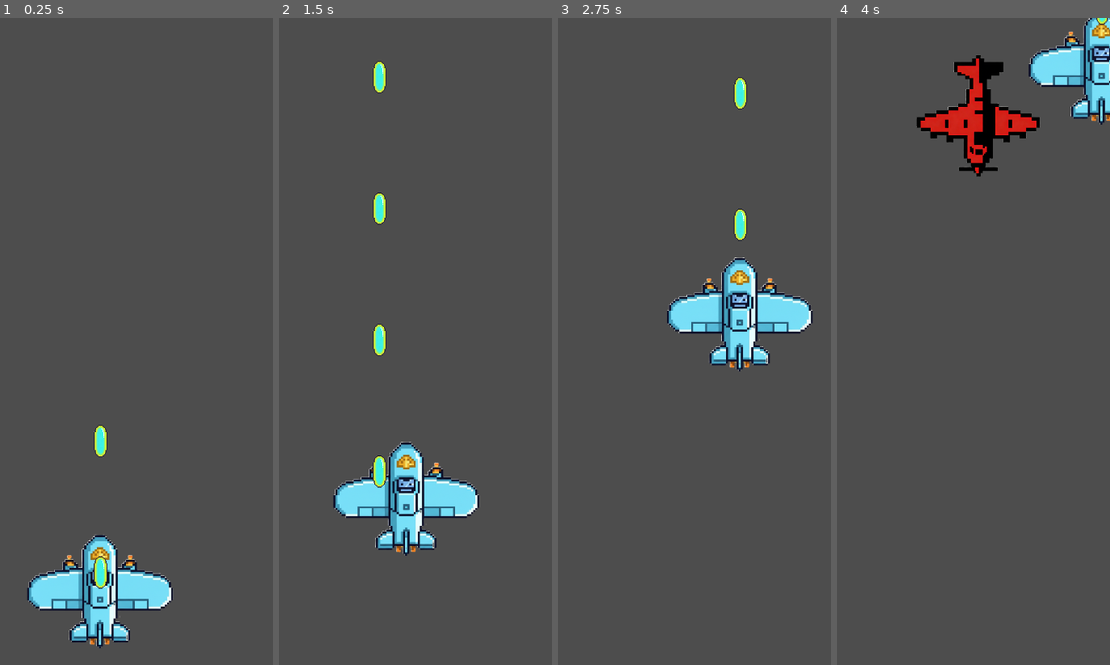
Above: before the commit, frames 1-4 (left to right).
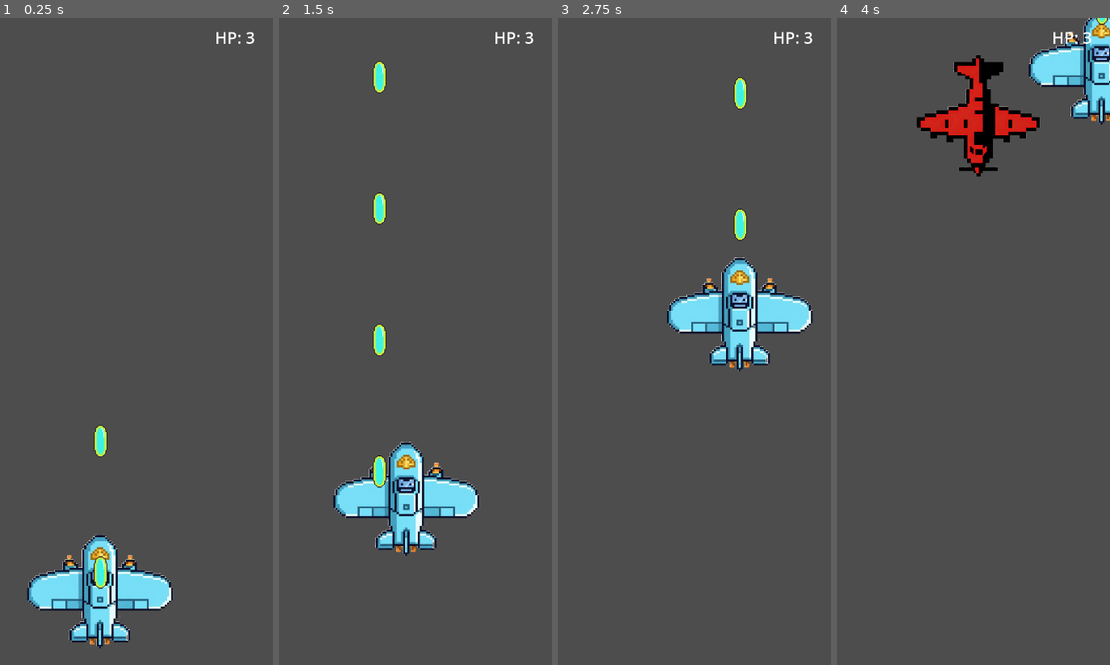
Above: after the commit, the same moments.

Repository: qingzhixing/plane-war
Game: Godot game, scene res://scenes/Main.tscn
Two runs of this game, one before a commit and one after it. Both use one fixed random seed, a clock stepped at 60 frames per second and the inputs below.
Inputs (mouse positions are in pixels of both pictures, inside the frame that each line leads up to):
- Up to frame 1 (0.25 s): no input
- Up to frame 2 (1.5 s): move the mouse to (450, 309) at 0.52 s; click (450, 309) at 0.67 s; drag from (298, 373) to (380, 95) at 1.27 s
- Up to frame 3 (2.75 s): move the mouse to (686, 199) at 2.02 s; click (686, 199) at 2.17 s
- Up to frame 4 (4 s): drag from (910, 470) to (1019, 225) at 2.77 s; move the mouse to (1036, 438) at 3.52 s; click (1036, 438) at 3.67 s

The runs differ from the first frame. In frame 1, 0.1% of the frame differs, in the area x 79-94%, y 2-4%; in frame 2, 0.1%; in frame 3, 0.1%; in frame 4, 0.1%.

Commit message:
🐛 FIX: 暂停时HUD仍刷新HP显示
Made-with: Cursor

Diff:
--- a/scenes/Main.tscn
+++ b/scenes/Main.tscn
@@ -34,7 +34,6 @@
 mouse_filter = 2
 
 [node name="HpLabel" type="Label" parent="HUD/Root"]
-visible = false
 layout_mode = 0
 offset_left = 569.0
 offset_top = 16.0
--- a/scripts/hud.gd
+++ b/scripts/hud.gd
@@ -6,6 +6,8 @@
 var _label: Label
 
 func _ready() -> void:
+	process_mode = Node.PROCESS_MODE_ALWAYS
+
 	if player_path != NodePath(""):
 		_player = get_node(player_path)
 
